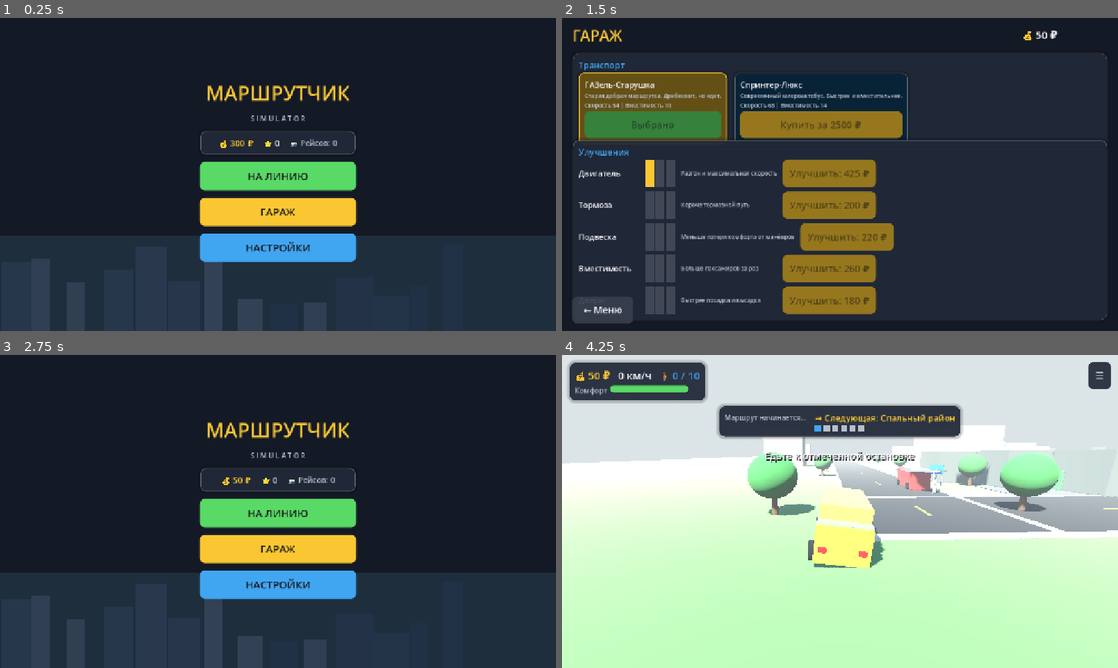
Above: before the commit, frames 1-4 (two rows, left to right).
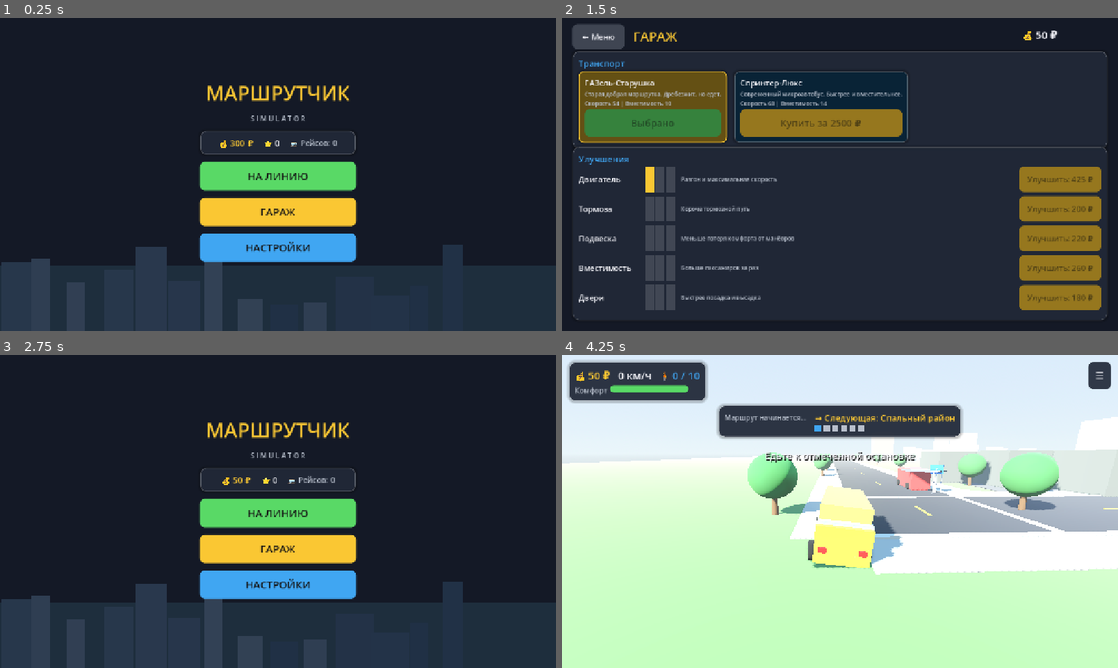
Above: after the commit, the same moments.

Repository: LuardeGames/marshrutchik_sim
Game: Godot game, scene res://scenes/main_menu/main_menu.tscn
Two runs of this game, one before a commit and one after it. Both use one fixed random seed, a clock stepped at 60 frames per second and the inputs below.
Inputs:
- Up to frame 1 (0.25 s): no input
- Up to frame 2 (1.5 s): click "ГАРАЖ" at 0.5 s; click "Улучшить: 250 ₽" at 1.25 s
- Up to frame 3 (2.75 s): click "← Меню" at 2 s
- Up to frame 4 (4.25 s): click "НА ЛИНИЮ" at 2.75 s; hold D (steer_right) from 3.53 s (still down); tap E (doors) at 3.6 s

The runs differ from the first frame. In frame 2, 21% of the frame differs, in the area x 1-98%, y 2-98%; in frame 3, less than 0.1%; in frame 4, 8.3%.

Commit message:
Visual polish + fix garage/menu UI overlap
- Garage: back button moved into header (was hardcoded at y=640 and got
  covered by the 5th upgrade row once the list grew); upgrade description
  labels now clip instead of overflowing and shifting the row's buy button
  out of alignment; buy buttons given a fixed width so every row lines up.
- Main menu: shrank the decorative skyline strip so it no longer visually
  cuts across the settings button.
- World: two-light setup (warm key + cool fill) with SSAO, glow, filmic
  tonemap + saturation/contrast bump for a less flat look; added sidewalks
  along both sides of the road; per-building color jitter so repeated
  palette buildings don't look copy-pasted.

Verified by rendering the actual scenes (main menu, gameplay, garage) with
a real GPU (opengl3, offscreen X11) and screenshotting each - not just the
headless smoke test.

Co-Authored-By: Claude Sonnet 5 <noreply@anthropic.com>

Diff:
--- a/scripts/ui/garage.gd
+++ b/scripts/ui/garage.gd
@@ -16,12 +16,22 @@
 	_build_header()
 	_build_vehicles()
 	_build_upgrades()
-	_build_back_button()
 
 func _build_header() -> void:
-	var title := UITheme.make_label("ГАРАЖ", 34, UITheme.COLOR_ACCENT, true)
+	var back_btn := Button.new()
+	back_btn.text = "← Меню"
+	UITheme.style_button(back_btn, UITheme.COLOR_PANEL.lightened(0.15), UITheme.COLOR_TEXT, 18)
+	back_btn.custom_minimum_size = Vector2(120, 44)
+	back_btn.set_anchors_preset(Control.PRESET_TOP_LEFT)
+	back_btn.position = Vector2(24, 14)
+	add_child(back_btn)
+	back_btn.pressed.connect(func():
+		AudioManager.play_ui_click()
+		GameManager.go_to_menu())
+
+	var title := UITheme.make_label("ГАРАЖ", 30, UITheme.COLOR_ACCENT, true)
 	title.set_anchors_preset(Control.PRESET_TOP_LEFT)
-	title.position = Vector2(24, 16)
+	title.position = Vector2(164, 20)
 	add_child(title)
 
 	money_label = UITheme.make_label("💰 %d ₽" % SaveManager.get_money(), 24, UITheme.COLOR_TEXT)
@@ -35,12 +45,12 @@
 func _build_vehicles() -> void:
 	var panel := PanelContainer.new()
 	panel.add_theme_stylebox_override("panel", UITheme.panel_style())
-	panel.custom_minimum_size = Vector2(0, 180)
+	panel.custom_minimum_size = Vector2(0, 200)
 	add_child(panel)
 	panel.set_anchors_and_offsets_preset(Control.PRESET_TOP_WIDE, Control.PRESET_MODE_MINSIZE, 24)
-	panel.position.y = 80
-	panel.offset_top = 80
-	panel.offset_bottom = 80 + 180
+	panel.position.y = 76
+	panel.offset_top = 76
+	panel.offset_bottom = 76 + 200
 
 	var vbox := VBoxContainer.new()
 	panel.add_child(vbox)
@@ -98,7 +108,7 @@
 	var panel := PanelContainer.new()
 	panel.add_theme_stylebox_override("panel", UITheme.panel_style())
 	panel.set_anchors_preset(Control.PRESET_TOP_WIDE)
-	panel.position = Vector2(24, 280)
+	panel.position = Vector2(24, 296)
 	panel.anchor_right = 1.0
 	panel.offset_right = -24
 	panel.anchor_bottom = 1.0
@@ -136,7 +146,9 @@
 			pips.add_child(pip)
 
 		var desc_l := UITheme.make_label(u.description, 13, UITheme.COLOR_TEXT_DIM)
-		desc_l.custom_minimum_size = Vector2(220, 0)
+		desc_l.custom_minimum_size = Vector2(260, 0)
+		desc_l.clip_text = true
+		desc_l.size_flags_horizontal = Control.SIZE_EXPAND_FILL
 		row.add_child(desc_l)
 
 		var cost := u.cost_for_level(level + 1)
@@ -144,10 +156,10 @@
 		if level >= u.max_level:
 			btn.text = "Макс. уровень"
 			btn.disabled = true
-			UITheme.style_button(btn, UITheme.COLOR_GOOD, Color(0.05,0.05,0.05))
+			UITheme.style_button(btn, UITheme.COLOR_GOOD, Color(0.05,0.05,0.05), 18)
 		else:
 			btn.text = "Улучшить: %d ₽" % cost
-			UITheme.style_button(btn, UITheme.COLOR_ACCENT, Color(0.05,0.05,0.05))
+			UITheme.style_button(btn, UITheme.COLOR_ACCENT, Color(0.05,0.05,0.05), 18)
 			btn.disabled = SaveManager.get_money() < cost
 			var uid := u.id
 			btn.pressed.connect(func():
@@ -155,16 +167,10 @@
 					_refresh_upgrades()
 					_refresh_money()
 					EventBus.notification.emit("Улучшение куплено!", 1.5))
+		# fixed width so every row's button lines up regardless of label text
+		# length ("Макс. уровень" vs "Улучшить: 1234 ₽") - set AFTER
+		# style_button, which otherwise resets custom_minimum_size to (0,52)
+		# and a varying width there previously shifted whole rows around.
+		btn.custom_minimum_size = Vector2(190, 52)
+		btn.size_flags_horizontal = Control.SIZE_SHRINK_END
 		row.add_child(btn)
-
-func _build_back_button() -> void:
-	var btn := Button.new()
-	btn.text = "← Меню"
-	UITheme.style_button(btn, UITheme.COLOR_PANEL.lightened(0.1), UITheme.COLOR_TEXT)
-	btn.custom_minimum_size = Vector2(140, 48)
-	btn.set_anchors_preset(Control.PRESET_TOP_LEFT)
-	btn.position = Vector2(24, 640)
-	add_child(btn)
-	btn.pressed.connect(func():
-		AudioManager.play_ui_click()
-		GameManager.go_to_menu())
--- a/scripts/ui/main_menu.gd
+++ b/scripts/ui/main_menu.gd
@@ -20,8 +20,8 @@
 	var strip := ColorRect.new()
 	strip.color = Color(0.12, 0.18, 0.24)
 	strip.set_anchors_preset(Control.PRESET_BOTTOM_WIDE)
-	strip.custom_minimum_size = Vector2(0, 220)
-	strip.position.y = -220
+	strip.custom_minimum_size = Vector2(0, 150)
+	strip.position.y = -150
 	add_child(strip)
 	var rng := RandomNumberGenerator.new()
 	rng.seed = 7
--- a/scripts/world/world_builder.gd
+++ b/scripts/world/world_builder.gd
@@ -65,19 +65,46 @@
 	sky.sky_material = sky_mat
 	env.sky = sky
 	env.ambient_light_source = Environment.AMBIENT_SOURCE_SKY
+	env.ambient_light_energy = 0.7
 	env.fog_enabled = true
 	env.fog_light_color = Color(0.75, 0.8, 0.82)
-	env.fog_density = 0.006
+	env.fog_density = 0.0035
+	env.fog_aerial_perspective = 0.3
 	env.tonemap_mode = Environment.TONE_MAPPER_FILMIC
+	env.tonemap_exposure = 1.05
+	env.ssao_enabled = true
+	env.ssao_radius = 2.0
+	env.ssao_intensity = 1.4
+	env.glow_enabled = true
+	env.glow_intensity = 0.5
+	env.glow_bloom = 0.05
+	env.glow_hdr_threshold = 1.1
+	env.adjustment_enabled = true
+	env.adjustment_brightness = 1.02
+	env.adjustment_contrast = 1.08
+	env.adjustment_saturation = 1.12
 	env_node.environment = env
 	parent.add_child(env_node)
 
+	# Lower, warmer sun angle for long shadows that actually read as shadows
+	# (the previous near-overhead angle left the ground almost flat/shadowless).
 	var sun := DirectionalLight3D.new()
-	sun.rotation_degrees = Vector3(-55, -35, 0)
-	sun.light_energy = 1.15
+	sun.rotation_degrees = Vector3(-38, -50, 0)
+	sun.light_energy = 1.35
 	sun.shadow_enabled = true
-	sun.light_color = Color(1.0, 0.97, 0.9)
+	sun.shadow_blur = 1.2
+	sun.directional_shadow_max_distance = 220.0
+	sun.light_color = Color(1.0, 0.95, 0.85)
 	parent.add_child(sun)
+
+	# Cool, dim fill light from the opposite side so shadow-side faces of
+	# buildings aren't pure black - cheap and very cheap on a single mesh pass.
+	var fill := DirectionalLight3D.new()
+	fill.rotation_degrees = Vector3(-25, 130, 0)
+	fill.light_energy = 0.35
+	fill.light_color = Color(0.7, 0.8, 1.0)
+	fill.shadow_enabled = false
+	parent.add_child(fill)
 
 static func _bounds(waypoints: Array[Vector3]) -> Rect2:
 	var min_x := INF
@@ -120,10 +147,14 @@
 	parent.add_child(road_root)
 	var asphalt := StandardMaterial3D.new()
 	asphalt.albedo_color = Color(0.16, 0.16, 0.17)
+	asphalt.roughness = 0.85
 	var curb_mat := StandardMaterial3D.new()
 	curb_mat.albedo_color = Color(0.82, 0.82, 0.78)
 	var line_mat := StandardMaterial3D.new()
 	line_mat.albedo_color = Color(0.9, 0.85, 0.2)
+	var sidewalk_mat := StandardMaterial3D.new()
+	sidewalk_mat.albedo_color = Color(0.68, 0.66, 0.62)
+	sidewalk_mat.roughness = 0.95
 
 	var n := waypoints.size()
 	for i in range(n):
@@ -172,6 +203,16 @@
 			curb.rotation.y = angle
 			road_root.add_child(curb)
 
+			var sidewalk := MeshInstance3D.new()
+			var sidewalk_mesh := BoxMesh.new()
+			sidewalk_mesh.size = Vector3(3.2, 0.1, length)
+			sidewalk.mesh = sidewalk_mesh
+			sidewalk.material_override = sidewalk_mat
+			sidewalk.position = mid + perp * side * (ROAD_WIDTH / 2.0 + 1.9)
+			sidewalk.position.y = 0.05
+			sidewalk.rotation.y = angle
+			road_root.add_child(sidewalk)
+
 static func _build_traffic_lights(parent: Node3D, waypoints: Array[Vector3]) -> void:
 	var corner_indices := [2, 7, 10]
 	for idx in corner_indices:
@@ -217,6 +258,17 @@
 
 	# generic filler buildings along the rest of the loop for a populated feel
 	_build_filler(parent, waypoints, rng)
+
+## Nudges a base color's value/saturation a little so repeated buildings
+## from the same small palette don't look like identical copy-paste blocks.
+static func _jitter(color: Color, rng: RandomNumberGenerator, amount: float = 0.06) -> Color:
+	var d: float = rng.randf_range(-amount, amount)
+	return Color(
+		clamp(color.r + d, 0.0, 1.0),
+		clamp(color.g + d, 0.0, 1.0),
+		clamp(color.b + d, 0.0, 1.0),
+		color.a
+	)
 
 static func _box(parent: Node3D, pos: Vector3, size: Vector3, color: Color, collide: bool = true, y_rot: float = 0.0) -> Node3D:
 	var root: Node3D
@@ -236,6 +288,7 @@
 	mesh.size = size
 	mesh_inst.mesh = mesh
 	var mat := StandardMaterial3D.new()
+	mat.roughness = 0.9
 	mat.albedo_color = color
 	mesh_inst.material_override = mat
 	root.add_child(mesh_inst)
@@ -253,7 +306,7 @@
 		var offset := perp * (22.0 + i * 16.0) + tangent * rng.randf_range(-10.0, 10.0)
 		var floors := rng.randi_range(5, 9)
 		var height := floors * 3.0
-		var b := _box(parent, center + offset, Vector3(14.0, height, 12.0), colors[i % colors.size()])
+		var b := _box(parent, center + offset, Vector3(14.0, height, 12.0), _jitter(colors[i % colors.size()], rng))
 		b.position.y = height / 2.0
 		_add_window_band(b, Vector3(14.0, height, 12.0))
 
@@ -331,7 +384,7 @@
 				var height: float = rng.randf_range(6.0, 16.0)
 				var w: float = rng.randf_range(8.0, 13.0)
 				var d: float = rng.randf_range(8.0, 13.0)
-				var bldg: Node3D = _box(parent, pos + Vector3(0, height / 2.0, 0), Vector3(w, height, d), colors[rng.randi() % colors.size()])
+				var bldg: Node3D = _box(parent, pos + Vector3(0, height / 2.0, 0), Vector3(w, height, d), _jitter(colors[rng.randi() % colors.size()], rng))
 				_add_window_band(bldg, Vector3(w, height, d))
 			# small prop (kiosk/garage) near the road on one side
 			if rng.randf() > 0.5:
